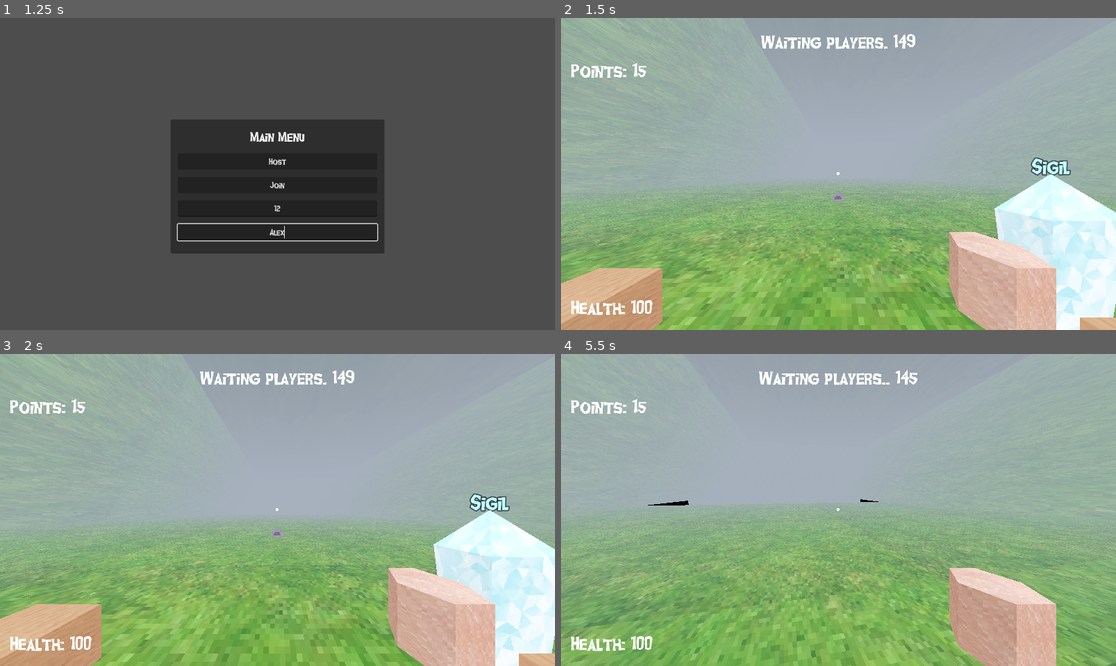
Above: before the commit, frames 1-4 (two rows, left to right).
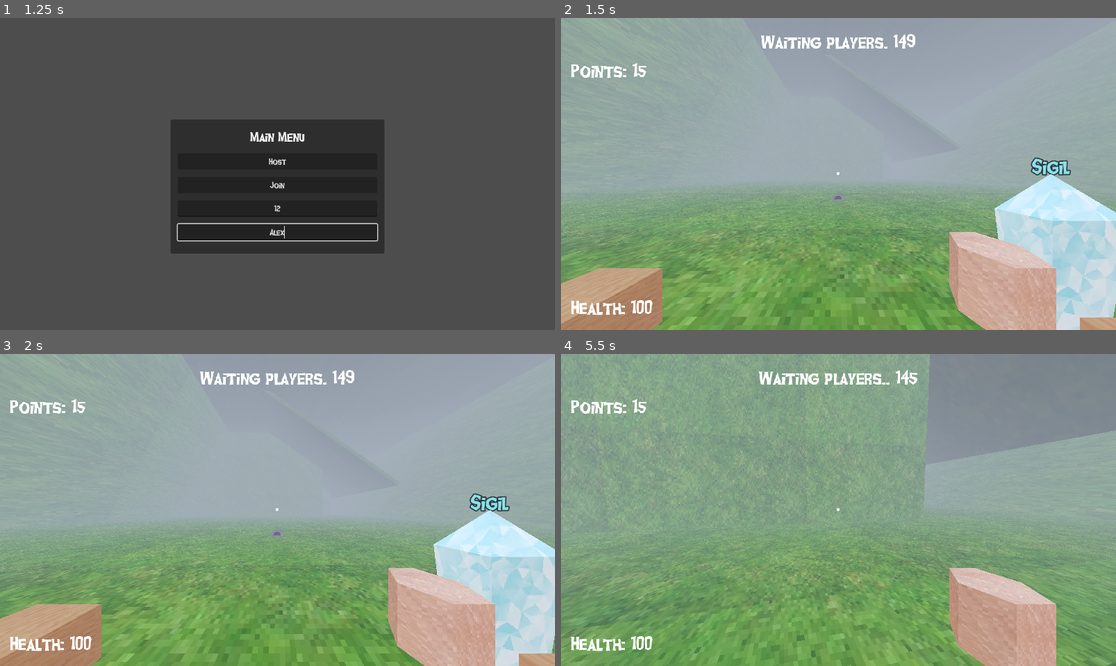
Above: after the commit, the same moments.

Repository: erioxis/dozetgame
Game: Godot game, scene res://Scenes/world.tscn
Same seed, same stepped clock (60 frames per second), same inputs: the game is played once before the commit and once after it.
Inputs (mouse positions are in pixels of both pictures, inside the frame that each line leads up to):
- Up to frame 1 (1.25 s): click (277, 208) at 0.52 s; type "12" at 0.6 s; click (277, 233) at 0.75 s; type "Alex" at 0.83 s
- Up to frame 2 (1.5 s): click "Host" at 1.25 s
- Up to frame 3 (2 s): no input
- Up to frame 4 (5.5 s): tap Enter at 2 s; move the mouse to (866, 510) at 2.02 s; hold Alt (alt) 2.03-2.78 s; hold W (up) from 2.03 s (still down); tap Space (jump) at 2.27, 3.02, 4.52, 5.27 s; move the mouse to (810, 510) at 2.77 s; tap E (interact) at 2.85 s; move the mouse to (849, 503) at 3.52 s; right-click (849, 503) at 3.6 s; move the mouse to (832, 516) at 4.27 s; tap Q at 4.35 s; move the mouse to (877, 513) at 5.02 s; tap Shift at 5.1 s

Frame 1 is identical in both runs. In frame 2, 6.5% of the frame differs, in the area x 0-100%, y 44-100%; in frame 3, 6.5%; in frame 4, 42%, in the area x 0-100%, y 0-74%.

Commit message:
OMG SOUNDS!!!!

Diff:
--- /dev/null
+++ b/Scenes/scary_sounds.tscn
@@ -0,0 +1,6 @@
+[gd_scene load_steps=2 format=3 uid="uid://fymwmotqr1gi"]
+
+[ext_resource type="AudioStream" uid="uid://bxtj2sw8hrfnn" path="res://assets/sound/7.ogg" id="1_cb5fn"]
+
+[node name="AudioStreamPlayer" type="AudioStreamPlayer"]
+stream = ExtResource("1_cb5fn")
--- a/Scenes/zc_fear_house.tscn
+++ b/Scenes/zc_fear_house.tscn
@@ -10,6 +10,7 @@
 [ext_resource type="PackedScene" uid="uid://d24vbswh4xlj8" path="res://Scenes/someone.tscn" id="9_fvj40"]
 [ext_resource type="PackedScene" uid="uid://hx43qw30upy1" path="res://Scenes/amyth.tscn" id="9_v2eck"]
 [ext_resource type="PackedScene" uid="uid://bnyj5fwfw63ej" path="res://Scenes/pumkin.tscn" id="10_vxakc"]
+[ext_resource type="PackedScene" uid="uid://fymwmotqr1gi" path="res://Scenes/scary_sounds.tscn" id="11_njdd8"]
 
 [sub_resource type="BoxShape3D" id="BoxShape3D_n5sbf"]
 size = Vector3(57.3245, 1, 57.1686)
@@ -30,9 +31,6 @@
 [node name="Level" type="Node3D"]
 script = ExtResource("1_6sltn")
 
-[node name="DirectionalLight3D" type="DirectionalLight3D" parent="."]
-transform = Transform3D(0.458076, 0.888913, 1.36517e-08, -0.794151, 0.409242, 0.449272, 0.399364, -0.205801, 0.893395, 0, 7.08671, 3.98595)
-
 [node name="floor" type="StaticBody3D" parent="."]
 
 [node name="CollisionShape3D" type="CollisionShape3D" parent="floor"]
@@ -185,5 +183,46 @@
 [node name="amyth" parent="." instance=ExtResource("9_v2eck")]
 transform = Transform3D(1, 0, 0, 0, 1, 0, 0, 0, 1, 0, 2.79424, -12.922)
 
+[node name="floor10" type="StaticBody3D" parent="."]
+transform = Transform3D(-2.51386e-08, 0.575105, 0.818079, -3.57594e-08, 0.818079, -0.575105, -1, -4.37114e-08, 1.91069e-15, 0.673639, 23.6766, -68.6662)
+
+[node name="CollisionShape3D" type="CollisionShape3D" parent="floor10"]
+transform = Transform3D(1, 0, 0, 0, 1, 0, 0, 0, 1, 0.00952387, -0.0220327, 0.0167322)
+shape = SubResource("BoxShape3D_n5sbf")
+
+[node name="Flat" type="MeshInstance3D" parent="floor10"]
+material_override = SubResource("ShaderMaterial_x1yfp")
+mesh = ExtResource("4_32rhn")
+skeleton = NodePath("../../floor10")
+
 [node name="pumkin" parent="." instance=ExtResource("10_vxakc")]
 transform = Transform3D(1, 0, 0, 0, 1, 0, 0, 0, 1, 0, 2.84573, 3.40029)
+
+[node name="floor9" type="StaticBody3D" parent="."]
+transform = Transform3D(1, 0, 0, 0, -4.37114e-08, -1, 0, 1, -4.37114e-08, -15.1248, 0, -61.6341)
+
+[node name="CollisionShape3D" type="CollisionShape3D" parent="floor9"]
+transform = Transform3D(1, 0, 0, 0, 1, 0, 0, 0, 1, 0.00952387, -0.0220327, 0.0167322)
+shape = SubResource("BoxShape3D_n5sbf")
+
+[node name="Flat" type="MeshInstance3D" parent="floor9"]
+material_override = SubResource("ShaderMaterial_x1yfp")
+mesh = ExtResource("4_32rhn")
+skeleton = NodePath("../../floor9")
+
+[node name="AudioStreamPlayer" parent="." instance=ExtResource("11_njdd8")]
+volume_db = -9.5
+pitch_scale = 0.77
+autoplay = true
+max_polyphony = 3
+
+[node name="floor8" type="StaticBody3D" parent="."]
+transform = Transform3D(1, 0, 0, 0, -4.37114e-08, -1, 0, 1, -4.37114e-08, -8.0219, 0, -80.6651)
+
+[node name="CollisionShape3D" type="CollisionShape3D" parent="floor8"]
+transform = Transform3D(1, 0, 0, 0, 1, 0, 0, 0, 1, 0.00952387, -0.0220327, 0.0167322)
+shape = SubResource("BoxShape3D_n5sbf")
+
+[node name="Flat" type="MeshInstance3D" parent="floor8"]
+material_override = SubResource("ShaderMaterial_x1yfp")
+mesh = ExtResource("4_32rhn")
--- /dev/null
+++ b/default_bus_layout.tres
@@ -0,0 +1,11 @@
+[gd_resource type="AudioBusLayout" load_steps=2 format=3 uid="uid://cr4bo4xisi5ur"]
+
+[sub_resource type="AudioEffectDistortion" id="AudioEffectDistortion_2yj4r"]
+resource_name = "Distortion"
+
+[resource]
+bus/0/solo = true
+bus/0/volume_db = 1.65599
+bus/0/send = &"New Bus"
+bus/0/effect/0/effect = SubResource("AudioEffectDistortion_2yj4r")
+bus/0/effect/0/enabled = true
Not shown: 1 places in Scenes/zc_fear_house.tscn that only renumber resources
Not shown, added: assets/sound/1.ogg.import
Not shown, added: assets/sound/10.ogg.import
Not shown, added: assets/sound/2.ogg.import
Not shown, added: assets/sound/3.ogg.import
Not shown, added: assets/sound/4.ogg.import
Not shown, added: assets/sound/5.ogg.import
Not shown, added: assets/sound/6.ogg.import
Not shown, added: assets/sound/7.ogg.import
Not shown, added: assets/sound/8.ogg.import
Not shown, added: assets/sound/9.ogg.import
Not shown, added: assets/sound/1.ogg
(and 9 more such lines)
